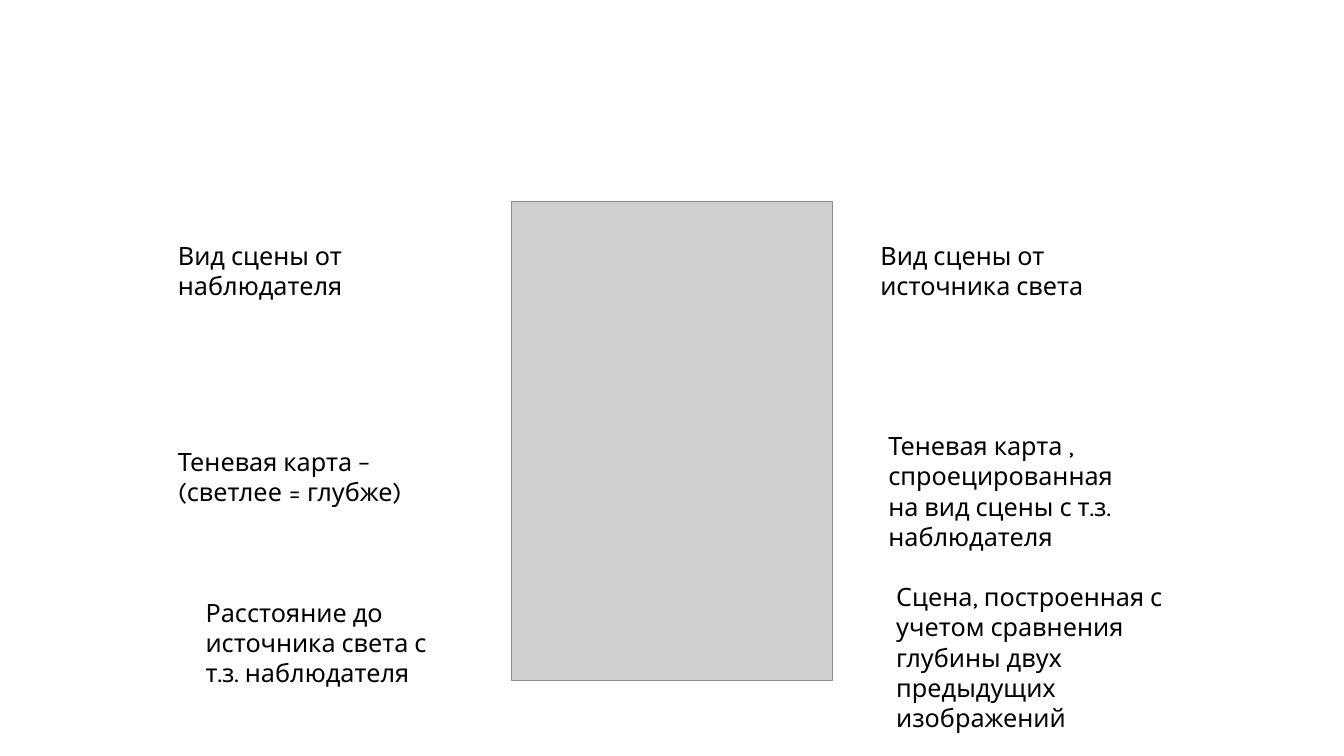
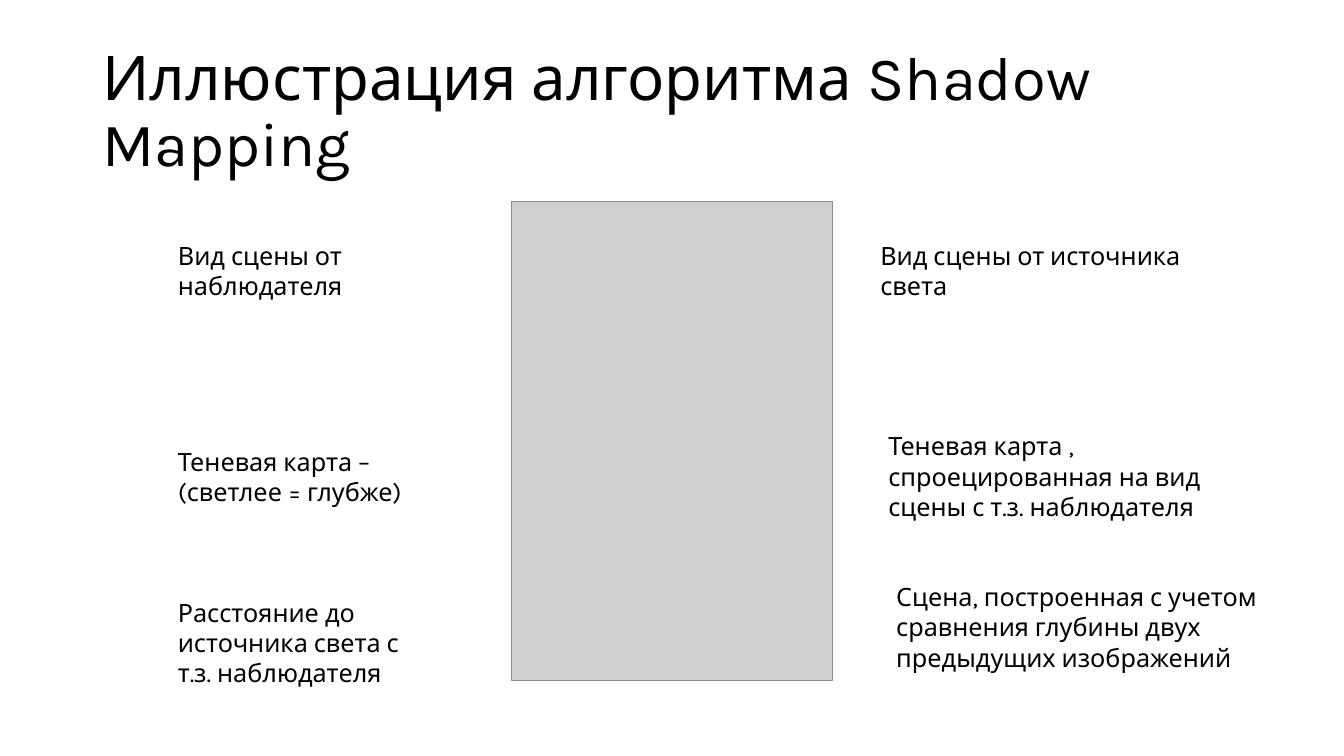
Before and after one commit to alexey-malov/cg-course, a slide deck: slide 38 of lectures/11/11 - Визуализация теней.pptx (slide 40 before the commit). Drawn at 1344x756 pixels with LibreOffice and Linux fonts; fonts in the diff are those of the drawing; grey boxes stand for pictures. Boxes give left, top, right and bottom in pixels: in the first picture for what was removed or moved away, otherwise in the second. Text is boxed around its words. In the diff, an @@ line names an element or a change of style, - is before the commit and + after.

```diff
--- a/lectures/11/11 - Визуализация теней.pptx
+++ b/lectures/11/11 - Визуализация теней.pptx
@@ title added at [102, 56, 1091, 181], 44 pt, text #000000 @@
+Иллюстрация алгоритма Shadow Mapping
@@ text "Вид сцены от источника света" rewrapped from [880, 247, 1083, 296] to [880, 247, 1180, 296] @@
@@ text "Теневая карта , спроецированная на ..." rewrapped from [888, 437, 1113, 551] to [888, 437, 1200, 521] @@
@@ text "Расстояние до источника света с ...": place and size @@
-text "Расстояние до источника света с ..." at [206, 604, 426, 687]
+text "Расстояние до источника света с ..." at [178, 604, 399, 687]
@@ text "Сцена, построенная с учетом сравнения ..." rewrapped from [896, 587, 1162, 733] to [896, 587, 1256, 673] @@
```
Also in this commit, not shown: 12 other slides changed, 6 slides added, 8 slides removed, 1 other file.
